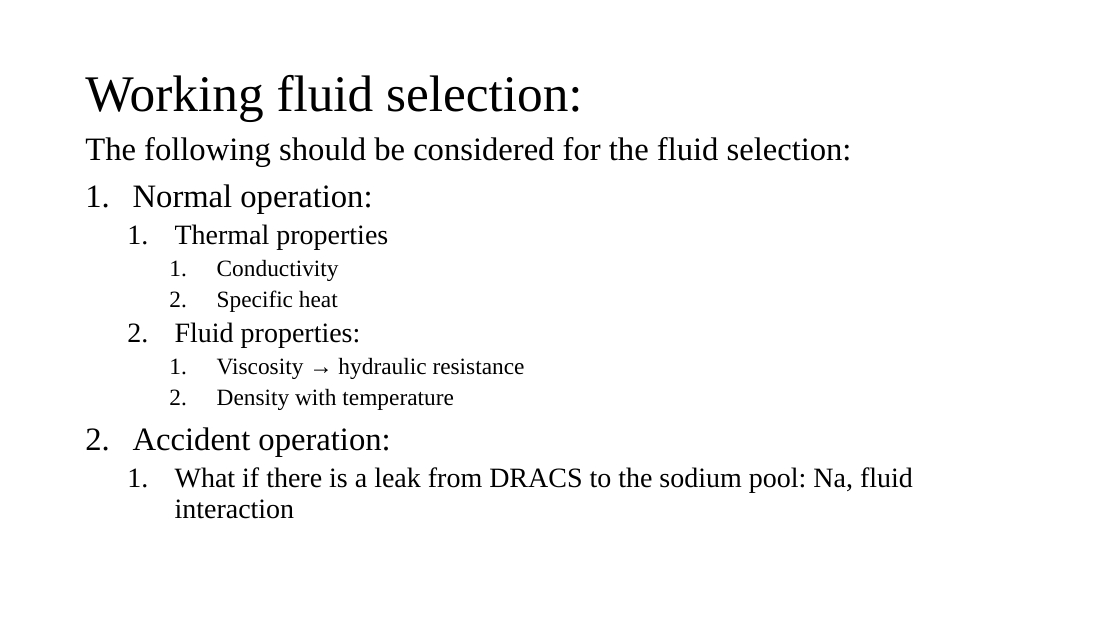
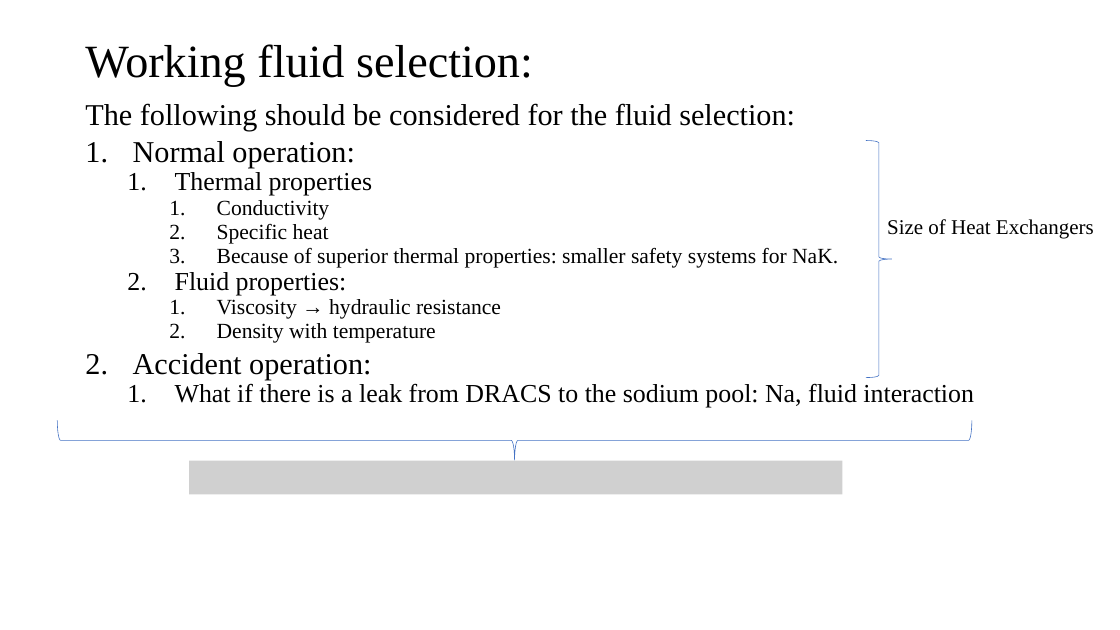
Before and after one commit to NikolaosKallieros/oklo_project, a slide deck: slide 15 of dracs_calculation/dracs.pptx (slide 7 before the commit). Drawn at 1120x630 pixels with LibreOffice and Linux fonts; fonts in the diff are those of the drawing; grey boxes stand for pictures. Boxes give left, top, right and bottom in pixels: in the first picture for what was removed or moved away, otherwise in the second. Text is boxed around its words. In the diff, an @@ line names an element or a change of style, - is before the commit and + after.

```diff
--- a/dracs_calculation/dracs.pptx
+++ b/dracs_calculation/dracs.pptx
@@ title "Working fluid selection:" at [85, 44, 533, 86]: size 44 to 39.6 pt @@
@@ text "The following should be considered ...": place and size @@
-text "The following should be considered ..." at [85, 137, 913, 519]
+text "The following should be considered ..." at [85, 103, 974, 408]
@@ text at [85, 103, 974, 408]: size 28 to 25.9 pt in "The following should be considered for the ...", "Normal operation:", "Accident operation:"; size 24 to 22.2 pt in "Thermal properties", "Fluid properties:", "What if there is a leak from ..."; size 20 to 18.5 pt in "Conductivity", "Specific heat", "Viscosity → hydraulic resistance", "Density with temperature"; line spacing 0.9 to 0.7 @@
@@ right brace added at [866, 140, 892, 377], outline #4472C4 0.5 pt @@
@@ text added at [887, 219, 1094, 239], 18 pt, text #000000 @@
+Size of Heat Exchangers
@@ text at [217, 247, 838, 268]: paragraph added @@
+    3. Because of superior thermal properties: smaller safety systems for NaK.
@@ right brace added at [58, 421, 973, 461], outline #4472C4 0.5 pt @@
@@ picture added at [189, 460, 843, 494] @@
```
Also in this commit, not shown: 4 other slides changed, 19 slides added, 2 slides removed, 10 other files.
